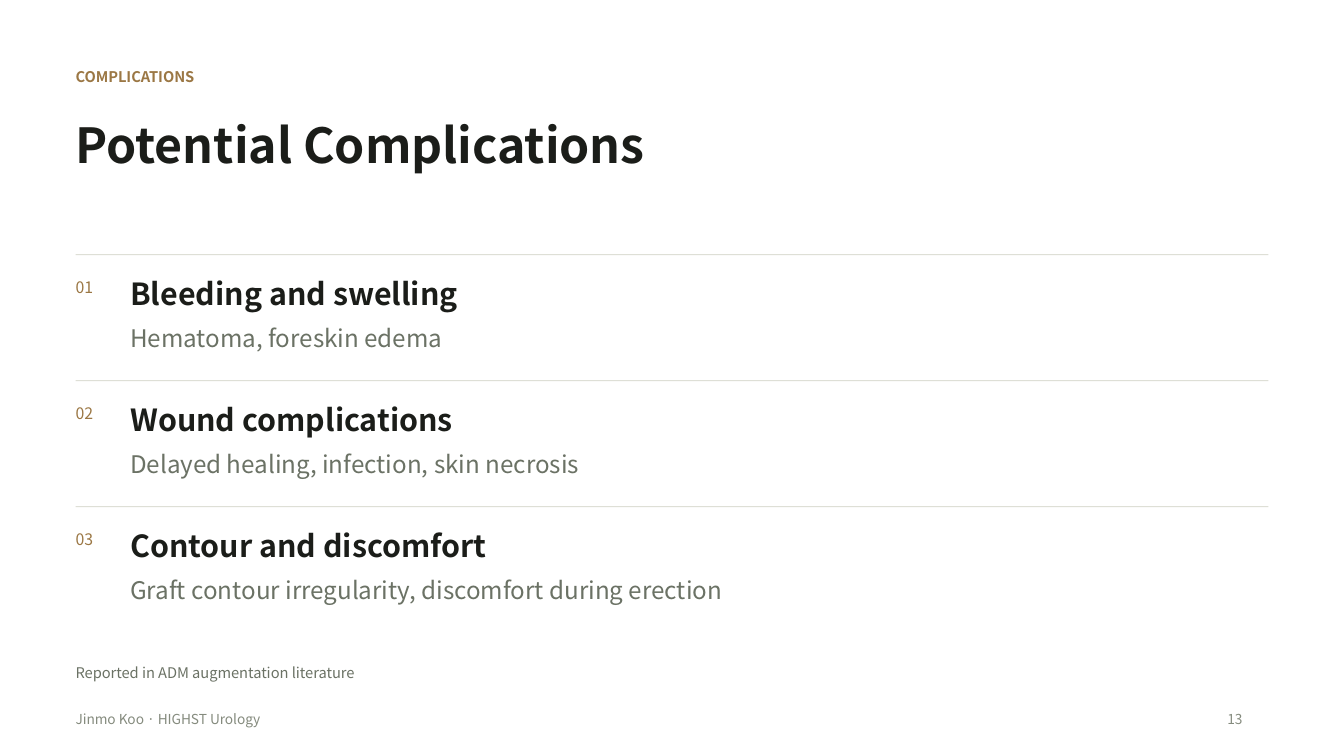
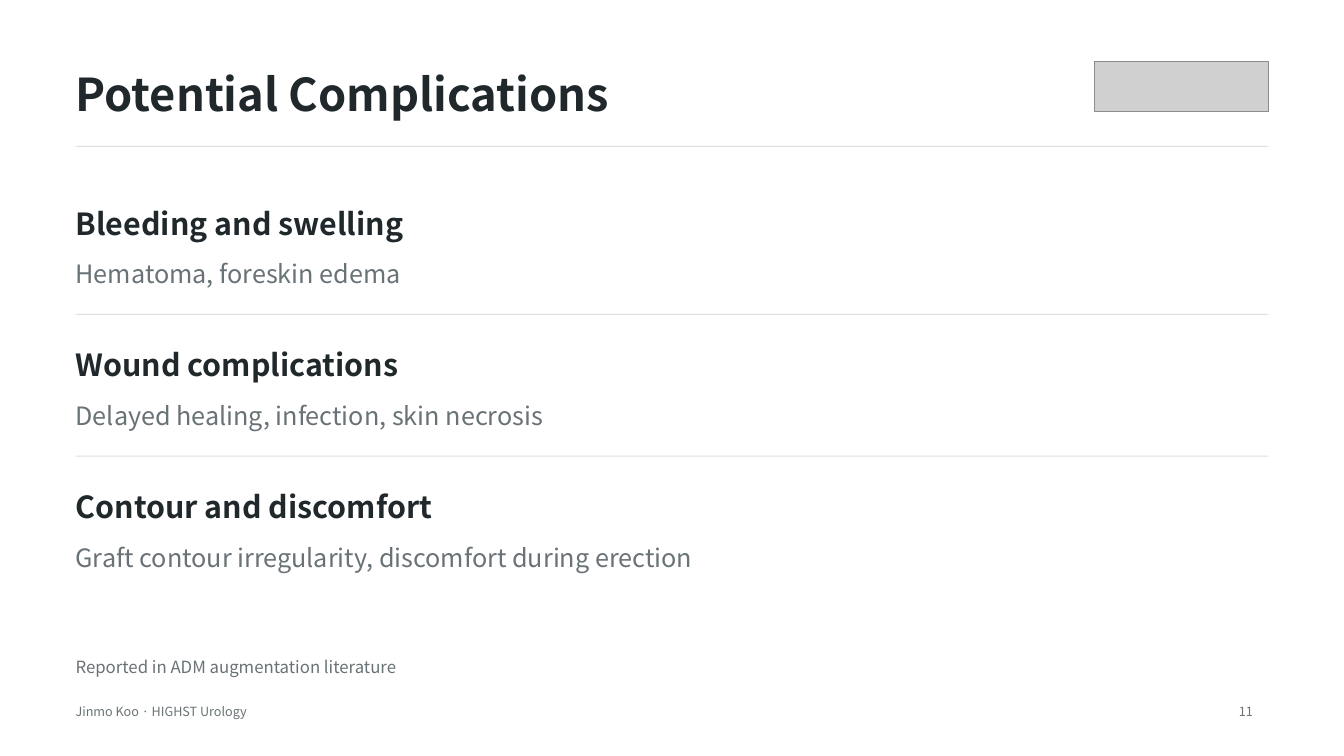
Before and after one commit to notoow/vietnam-urology-webinar, a slide deck: slide 11 of downloads/highst-perioperative-webinar.pptx (slide 13 before the commit). Drawn at 1344x756 pixels with LibreOffice and Linux fonts; fonts in the diff are those of the drawing; grey boxes stand for pictures. Boxes give left, top, right and bottom in pixels: in the first picture for what was removed or moved away, otherwise in the second. Text is boxed around its words. In the diff, an @@ line names an element or a change of style, - is before the commit and + after.

Commit message:
Apply approved conference design to the main webinar deck

```diff
--- a/downloads/highst-perioperative-webinar.pptx
+++ b/downloads/highst-perioperative-webinar.pptx
@@ text "Potential Complications": place and size @@
-text "Potential Complications" at (76,124,644,174)
+text "Potential Complications" at (76,74,609,121)
@@ text "Potential Complications" at (76,74,609,121): size 34.5 to 32.2 pt, text colour #1B1D19 to #20282C @@
@@ text removed at (76,71,195,82) @@
-COMPLICATIONS
@@ picture added at (1095,62,1269,111) @@
@@ rectangle added at (76,146,1268,147), fill #DDE1E2 @@
@@ text colour #1B1D19 to #20282C in 3 elements at (76,493,432,519), (76,351,399,383), (76,210,404,243) @@
@@ text "Bleeding and swelling": place and size @@
-text "Bleeding and swelling" at (130,280,458,313)
+text "Bleeding and swelling" at (76,210,404,243)
@@ size 17.2 to 18 pt, text colour #6B7265 to #697276 in 3 elements at (76,546,692,573), (76,404,543,431), (76,262,401,288) @@
@@ text "Hematoma, foreskin edema": place and size @@
-text "Hematoma, foreskin edema" at (130,327,443,351)
+text "Hematoma, foreskin edema" at (76,262,401,288)
@@ text removed at (76,281,94,293) @@
-01
@@ rectangle at (76,314,1268,315): fill #DEDFD6 to #DDE1E2 @@
@@ rectangle: place and size @@
-rectangle at (76,254,1268,255)
+rectangle at (76,314,1268,315)
@@ text "Wound complications": place and size @@
-text "Wound complications" at (130,406,453,438)
+text "Wound complications" at (76,351,399,383)
@@ rectangle removed at (76,380,1268,381) @@
@@ text "Delayed healing, infection, skin necrosis": place and size @@
-text "Delayed healing, infection, skin necrosis" at (130,453,580,479)
+text "Delayed healing, infection, skin necrosis" at (76,404,543,431)
@@ text removed at (76,407,94,419) @@
-02
@@ rectangle: place and size @@
-rectangle at (76,506,1268,507)
+rectangle at (76,456,1268,457)
@@ rectangle at (76,456,1268,457): fill #DEDFD6 to #DDE1E2 @@
@@ text "Contour and discomfort": place and size @@
-text "Contour and discomfort" at (130,532,486,558)
+text "Contour and discomfort" at (76,493,432,519)
@@ text removed at (76,533,94,545) @@
-03
@@ text "Graft contour irregularity, discomfort during ...": place and size @@
-text "Graft contour irregularity, discomfort during ..." at (130,579,722,605)
+text "Graft contour irregularity, discomfort during ..." at (76,546,692,573)
@@ text "Reported in ADM augmentation literature": place and size @@
-text "Reported in ADM augmentation literature" at (76,666,355,682)
+text "Reported in ADM augmentation literature" at (76,659,396,677)
@@ text "Reported in ADM augmentation literature" at (76,659,396,677): size 10.5 to 12 pt, text colour #6B7265 to #697276 @@
@@ text "Jinmo Koo · HIGHST Urology": place and size @@
-text "Jinmo Koo · HIGHST Urology" at (76,713,260,728)
+text "Jinmo Koo · HIGHST Urology" at (76,706,247,719)
@@ text "Jinmo Koo · HIGHST Urology" at (76,706,247,719): size 9.8 to 9 pt, text colour #858B7E to #697276 @@
@@ text removed at (1227,714,1242,724) @@
-13
@@ text added at (1239,707,1253,716), 9 pt, text #697276 @@
+11
```
Also in this commit, not shown: 12 other slides changed, 2 slides removed, 11 other files.
